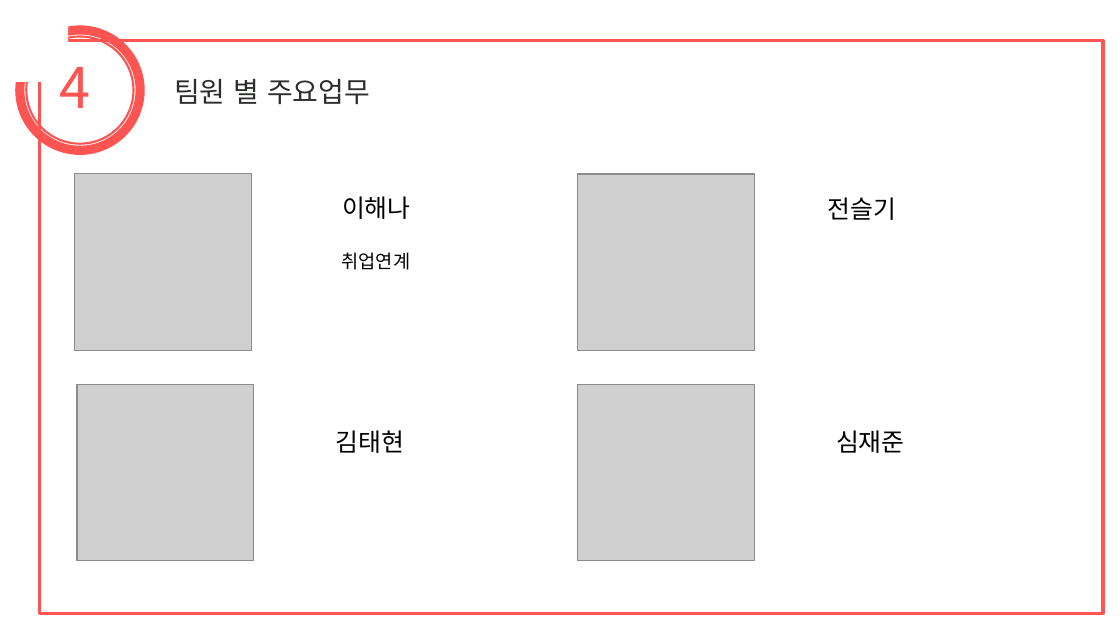
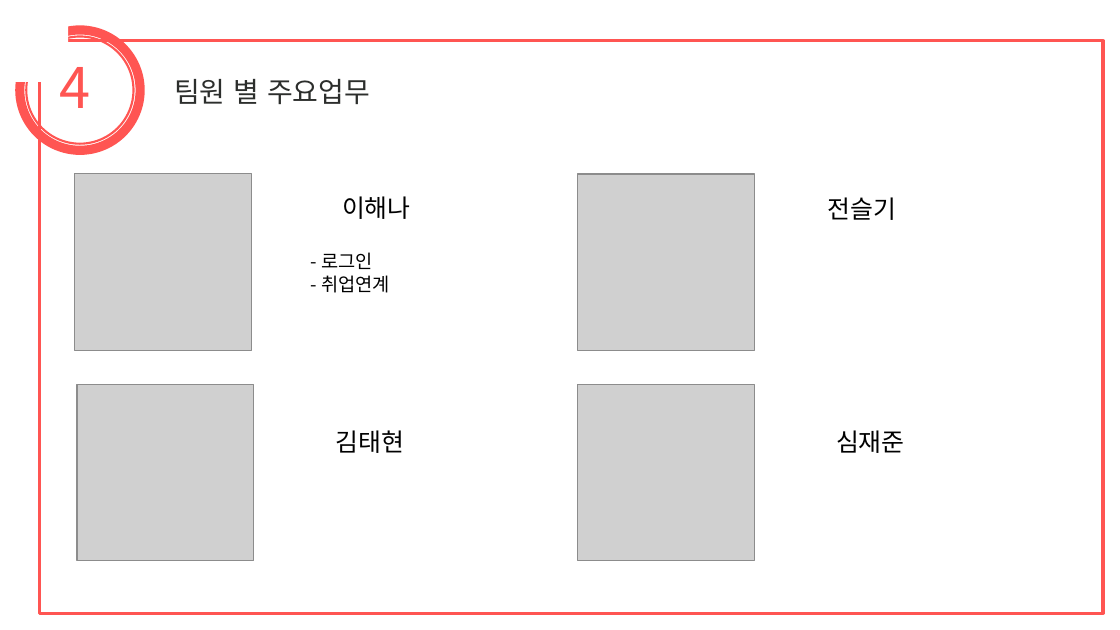
Before and after one commit to hanju-darby-kim/FinalProject, a slide deck: slide 19 of 최종 프로젝트3조.pptx. Drawn at 1120x630 pixels with LibreOffice and Linux fonts; fonts in the diff are those of the drawing; grey boxes stand for pictures. Boxes give left, top, right and bottom in pixels: in the first picture for what was removed or moved away, otherwise in the second. Text is boxed around its words. In the diff, an @@ line names an element or a change of style, - is before the commit and + after.

Commit message:
피피티
하라구

```diff
--- a/최종 프로젝트3조.pptx
+++ b/최종 프로젝트3조.pptx
@@ text at box(321, 252, 390, 293): text changed @@
-취업연계
+- 로그인
+- 취업연계
```
